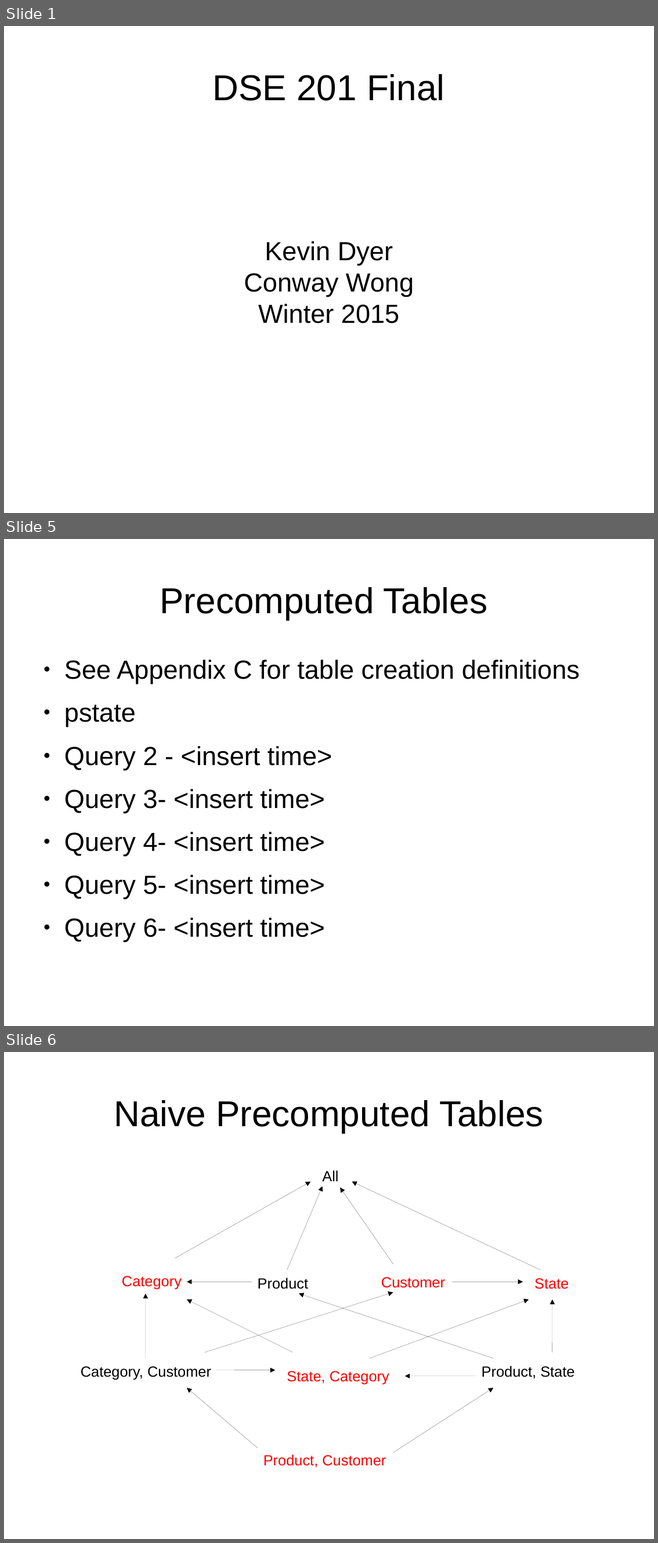
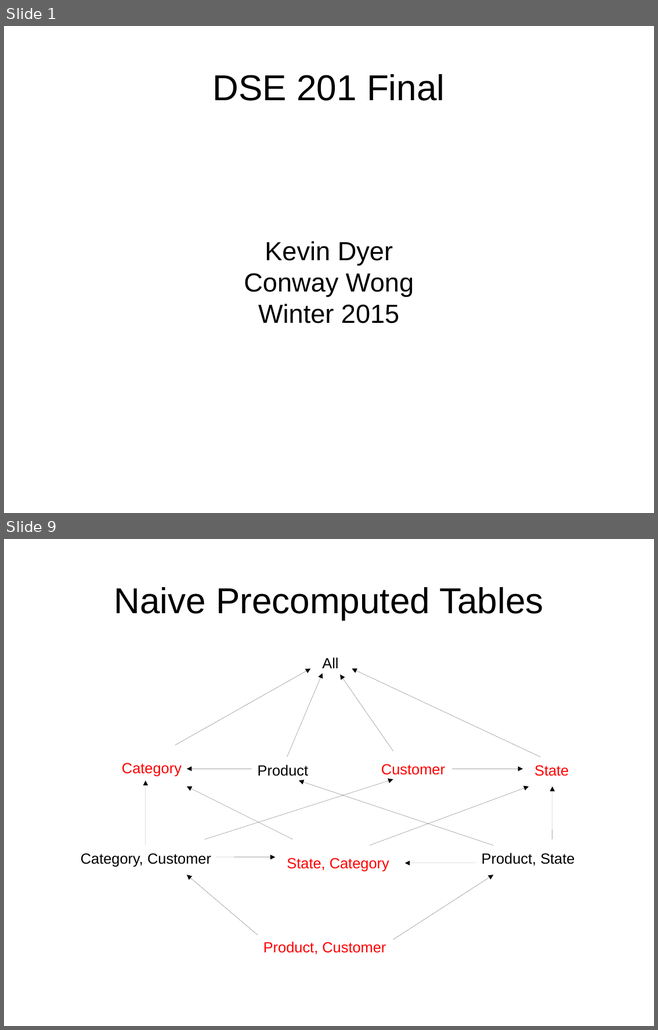
Before and after one commit to afcarl/dse201_final, a slide deck: dse201_final_report.odp. Shown one above the other, each under a label of ours: slides 1, 5 and 6 before the commit, slides 1 and 9 after it; the slides between them are not shown. The pictures are 658x1543 and 658x1030 pixels, drawn with LibreOffice and Linux fonts; fonts in the diff are those of the drawing. Boxes give left, top, right and bottom in pixels: in the first picture for what was removed or moved away, otherwise in the second. Text is boxed around its words. In the diff, an @@ line names an element or a change of style, - is before the commit and + after.

```diff
--- a/dse201_final_report.odp
+++ b/dse201_final_report.odp
@@ slide 5 removed at bbox=[4, 539, 654, 1026], background #FFFFFF @@
@@ title removed at bbox=[160, 587, 487, 620] @@
-Precomputed Tables
@@ text removed at bbox=[64, 660, 579, 942] @@
-● See Appendix C for table creation definitions
-● pstate
-● Query 2 - <insert time>
-● Query 3- <insert time>
-● Query 4- <insert time>
-● Query 5- <insert time>
-● Query 6- <insert time>
@@ what was slide 6 is now slide 9 @@
```
Also in this commit, not shown: 11 slides changed, 2 slides added, 5 other slides removed, 5 other files.
